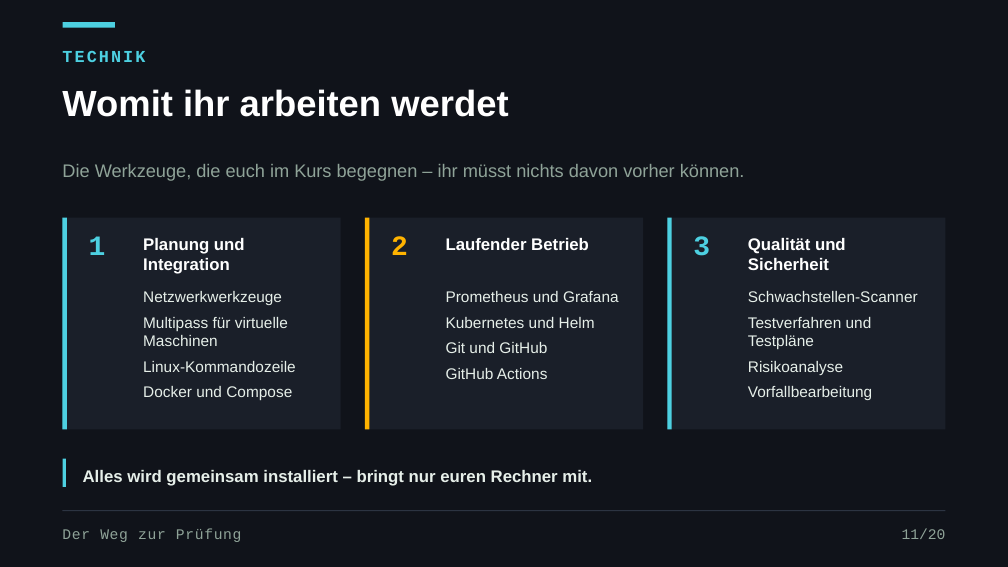
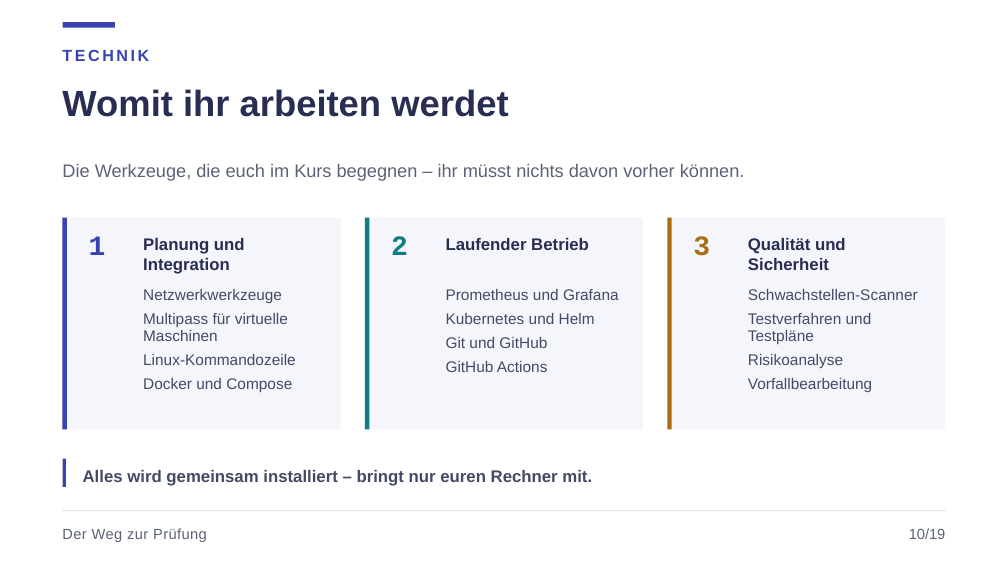
Before and after one commit to JacobMenge/kurs-unterlagen, a slide deck: slide 13 of folien/dist/00-orientierung.pptx (slide 14 before the commit). Drawn at 1008x567 pixels with LibreOffice and Linux fonts; fonts in the diff are those of the drawing. Boxes give left, top, right and bottom in pixels: in the first picture for what was removed or moved away, otherwise in the second. Text is boxed around its words. In the diff, an @@ line names an element or a change of style, - is before the commit and + after.

Commit message:
folien: helles cloudhelden-design, partner-interview statt kennenlernspiel

```diff
--- a/folien/dist/00-orientierung.pptx
+++ b/folien/dist/00-orientierung.pptx
@@ background #10131A to #FFFFFF @@
@@ text "TECHNIK" at (62, 49, 149, 61): size 12 to 11.5 pt, font Courier New to Arial, text colour #4DD0E1 to #3843AF, letter spacing 1.5 to 1.8 pt @@
@@ text "Die Werkzeuge, die euch im ..." at (62, 164, 745, 181): text colour #8FA398 to #5C6377 @@
@@ text "1" at (89, 236, 106, 255): text colour #4DD0E1 to #3843AF @@
@@ rectangle at (365, 218, 369, 429): fill #FFB300 to #0F7C86 @@
@@ text "2" at (391, 236, 408, 255): text colour #FFB300 to #0F7C86 @@
@@ fill #1A1F29 to #F5F6FC in 3 elements at (62, 218, 341, 429), (365, 218, 643, 429), (667, 218, 946, 429) @@
@@ rectangle at (667, 218, 671, 429): fill #4DD0E1 to #A96D12 @@
@@ text "3" at (693, 236, 710, 256): text colour #4DD0E1 to #A96D12 @@
@@ text colour #FFFFFF to #272E52 in 4 elements at (62, 89, 508, 117), (143, 238, 245, 274), (446, 238, 589, 250), (748, 238, 846, 270) @@
@@ text colour #E6EFE9 to #434A63; line spacing 1 to 0.92 in 3 elements at (143, 289, 296, 392), (446, 289, 619, 348), (748, 289, 918, 392) @@
@@ fill #4DD0E1 to #3843AF in 3 elements at (62, 22, 115, 28), (62, 218, 67, 429), (62, 459, 67, 487) @@
@@ text "Alles wird gemeinsam installiert – ..." at (83, 470, 592, 486): text colour #E6EFE9 to #434A63 @@
@@ text "Der Weg zur Prüfung" at (62, 528, 207, 542): font Courier New to Arial, text colour #8FA398 to #5C6377, letter spacing 0.5 to 0.3 pt @@
@@ line (62, 511) - (946, 511): stroke #2C3442 0.75 pt to #DFE3F0 0.75 pt @@
@@ text at (909, 528, 946, 539): text changed; font Courier New to Arial; text colour #8FA398 to #5C6377 @@
-11/20
+10/19
```
Also in this commit, not shown: 21 other slides changed, 2 slides added, 3 slides removed, 4 other files.
